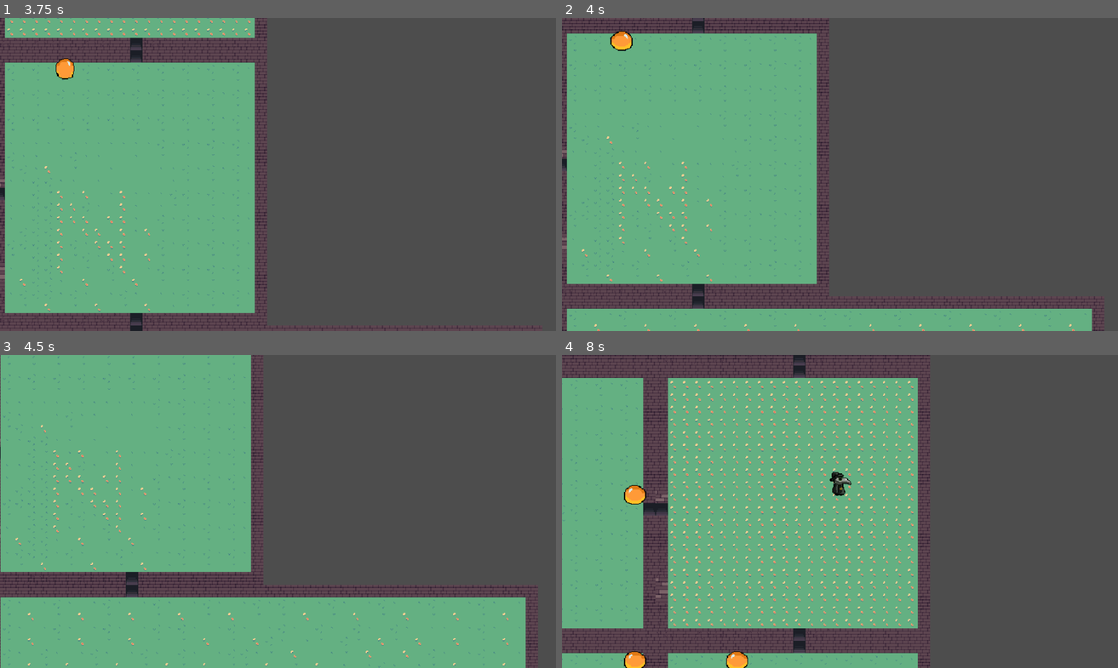
Above: before the commit, frames 1-4 (two rows, left to right).
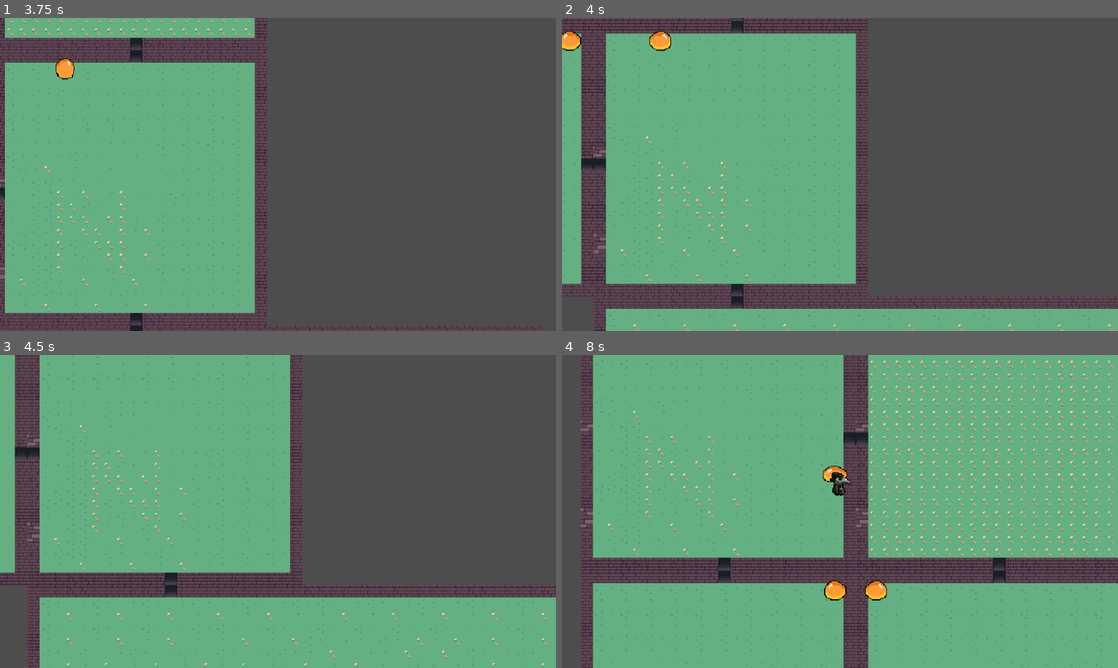
Above: after the commit, the same moments.

Repository: JohnHuber99/Black-Tower
Game: Godot game, scene res://Scenes/main.tscn
Two runs of this game, one before a commit and one after it. Both use one fixed random seed, a clock stepped at 60 frames per second and the inputs below.
Inputs (mouse positions are in pixels of both pictures, inside the frame that each line leads up to):
- Up to frame 1 (3.75 s): move the mouse to (250, 237) at 0.52 s; hold Down (down_camera) 0.53-1.28 s; hold W (up) 0.53-2.03 s; move the mouse to (444, 221) at 1.27 s; tap Left (left_camera) at 1.35 s; move the mouse to (111, 127) at 2.02 s; hold Right (right_camera) 2.03-2.78 s; hold A (left) 2.03-3.53 s; move the mouse to (305, 174) at 2.77 s; tap Mouse wheel down (scroll_down) at 2.85 s; move the mouse to (194, 96) at 3.52 s; hold S (down) from 3.53 s (still down); tap Mouse wheel up (scroll_up) at 3.6 s
- Up to frame 2 (4 s): keep holding S (down)
- Up to frame 3 (4.5 s): move the mouse to (400, 495) at 4.27 s; release S (down) at 4.28 s; hold D (right) from 4.28 s (still down); tap E (spell) at 4.35 s
- Up to frame 4 (8 s): move the mouse to (728, 527) at 5.02 s; release D (right) at 5.03 s; hold W (up) 5.03-5.78 s; hold Up (up_camera) 5.03-5.78 s; move the mouse to (895, 442) at 5.77 s; hold D (right) from 5.78 s (still down); tap Down (down_camera) at 5.85 s; move the mouse to (812, 574) at 6.52 s; hold Left (left_camera) 6.53-7.28 s; move the mouse to (1006, 558) at 7.27 s; tap Right (right_camera) at 7.35 s

Frame 1 is identical in both runs. In frame 2, 14% of the frame differs, in the area x 0-100%, y 0-100%; in frame 3, 13%; in frame 4, 63%.

Commit message:
Finished door code
Finished door code

Diff:
--- a/Rooms/Door.tscn
+++ b/Rooms/Door.tscn
@@ -1,7 +1,8 @@
-[gd_scene load_steps=6 format=3 uid="uid://b3ladofhl585s"]
+[gd_scene load_steps=7 format=3 uid="uid://b3ladofhl585s"]
 
 [ext_resource type="Texture2D" uid="uid://8um6ncdwrud3" path="res://sprites/Dungeon tileset.png" id="1_1vvux"]
-[ext_resource type="Script" uid="uid://c124ixup4thtv" path="res://Scripts/door.gd" id="1_o4ho4"]
+[ext_resource type="Script" uid="uid://c8h5yac3cvh0r" path="res://Rooms/door.gd" id="1_eplmc"]
+[ext_resource type="Script" uid="uid://mlff0amp6t5w" path="res://Scripts/doorCode.gd" id="3_eplmc"]
 
 [sub_resource type="TileSetAtlasSource" id="TileSetAtlasSource_iu8q0"]
 texture = ExtResource("1_1vvux")
@@ -181,17 +182,18 @@
 sources/0 = SubResource("TileSetAtlasSource_iu8q0")
 
 [sub_resource type="CapsuleShape2D" id="CapsuleShape2D_jbk66"]
-radius = 11.0
-height = 22.0
+radius = 9.0
+height = 18.0
 
 [node name="Door" type="Node2D"]
-script = ExtResource("1_o4ho4")
+script = ExtResource("1_eplmc")
 
 [node name="TileMapLayer" type="TileMapLayer" parent="."]
 tile_map_data = PackedByteArray(0, 0, 0, 0, 255, 255, 0, 0, 9, 0, 1, 0, 0, 0)
 tile_set = SubResource("TileSet_cuixy")
 
 [node name="Area2D" type="Area2D" parent="."]
+script = ExtResource("3_eplmc")
 
 [node name="CollisionShape2D" type="CollisionShape2D" parent="Area2D"]
 position = Vector2(8, -8)
--- /dev/null
+++ b/Rooms/door.gd
@@ -0,0 +1,4 @@
+extends Node2D
+
+#top, bottom, left, right; this matters
+@export var type = "null"
--- a/Scenes/main.tscn
+++ b/Scenes/main.tscn
@@ -6,7 +6,3 @@
 
 [node name="DungeonRooms" type="Node2D" parent="."]
 script = ExtResource("1_bo1nx")
-
-[node name="GPUParticles2D" type="GPUParticles2D" parent="."]
-visible = false
-position = Vector2(216, 48)
--- a/Scenes/player.tscn
+++ b/Scenes/player.tscn
@@ -478,7 +478,7 @@
 "speed": 8.0
 }]
 
-[node name="player" type="CharacterBody2D"]
+[node name="player" type="CharacterBody2D" groups=["player"]]
 top_level = true
 script = ExtResource("1_3jcom")
 
--- a/Scripts/DungeonRooms.gd
+++ b/Scripts/DungeonRooms.gd
@@ -140,9 +140,6 @@
 		for neighbor in room_connections[room_pos]:
 			# Create Door in Godot Scene
 			var door_instance = DOOR.instantiate()
-			door_instance.currentRoom = [x, y]
-			door_instance.currentRoomPos = room_world_pos
-			#door_instance.targetRoom = [x, y]
 			add_child(door_instance)
 
 			# Determine door placement coordinates
@@ -151,19 +148,15 @@
 			if offset == Vector2.UP: #up door
 				door_instance.position = room_world_pos + Vector2(room_size / 2, 0) - Vector2(0, room_size - tile_size)
 				door_instance.type = "up"
-				door_instance.targetRoom = [x, y + 1]
 			elif offset == Vector2.DOWN: #down door
 				door_instance.position = room_world_pos - Vector2(0, tile_size) + Vector2(room_size / 2, room_size) - Vector2(0, room_size - tile_size)
 				door_instance.type = "down"
-				door_instance.targetRoom = [x, y - 1]
 			elif offset == Vector2.LEFT: #left door
 				door_instance.position = room_world_pos + Vector2(0, room_size / 2) - Vector2(0, room_size - tile_size)
 				door_instance.type = "left"
-				door_instance.targetRoom = [x - 1, y]
 			elif offset == Vector2.RIGHT: #right door
 				door_instance.position = room_world_pos - Vector2(tile_size, 0) + Vector2(room_size, room_size / 2) - Vector2(0, room_size - tile_size)
 				door_instance.type = "right"
-				door_instance.targetRoom = [x + 1, y]
 
 #Generates the Dungeon
 func generate_dungeon():
--- a/Scripts/door.gd
+++ /dev/null
@@ -1,38 +0,0 @@
-extends Node2D
-
-#index vectors for current room position relative to 0, 0; assigned when created in DungeonRooms
-@export var currentRoom = []
-@export var targetRoom = []
-
-#vectors for current and target rooms in actual positions; referenced when
-#door hitbox is entered
-@export var currentRoomPos = []
-@export var targetRoomPos = []
-
-#top, bottom, left, right; this matters
-@export var type = "null"
-
-#when collided with, move player targetroom door position that is opposite to this door's type
-#but, adjust the position of the player so that they dont immediately re-enter the door
-#like: if (type == "right") : player.position... + 0.5
-#enters right door and exits right door, added x/y separation
-#very simple
-
-#...
-
-#hopefully
-
-#guys im not used to godot ts is so hardddd
-
-#func _physics_process(delta: float) -> void:
-	##
-
-
-# Called when the node enters the scene tree for the first time.
-func _ready() -> void:
-	pass # Replace with function body.
-
-
-# Called every frame. 'delta' is the elapsed time since the previous frame.
-func _process(delta: float) -> void:
-	pass
--- /dev/null
+++ b/Scripts/doorCode.gd
@@ -0,0 +1,13 @@
+extends Area2D
+
+func _ready():
+	connect("body_entered", _on_body_entered)
+
+func _on_body_entered(body):
+	var player = get_node("/root/Main/player")
+	if body.is_in_group("player"):  # Ensure the player is in a "player" group
+		match get_parent().type:
+			"right": player.position += Vector2(50, 0)
+			"left": player.position += Vector2(-50, 0)
+			"up": player.position += Vector2(0, -60)
+			"down": player.position += Vector2(0, 60)
Not shown, added: Rooms/door.gd.uid
Not shown, removed: Scripts/door.gd.uid
Not shown, added: Scripts/doorCode.gd.uid
Not shown, added: Scenes/main.tscn1266198782.tmp
Not shown, added: Scenes/main.tscn1270644491.tmp
Not shown, added: Scenes/main.tscn1280088455.tmp
Not shown, added: Scenes/main.tscn1426669884.tmp
Not shown, added: Scenes/main.tscn1440736398.tmp
Not shown, added: Scenes/main.tscn1466835148.tmp
Not shown, added: Scenes/main.tscn1506062574.tmp
